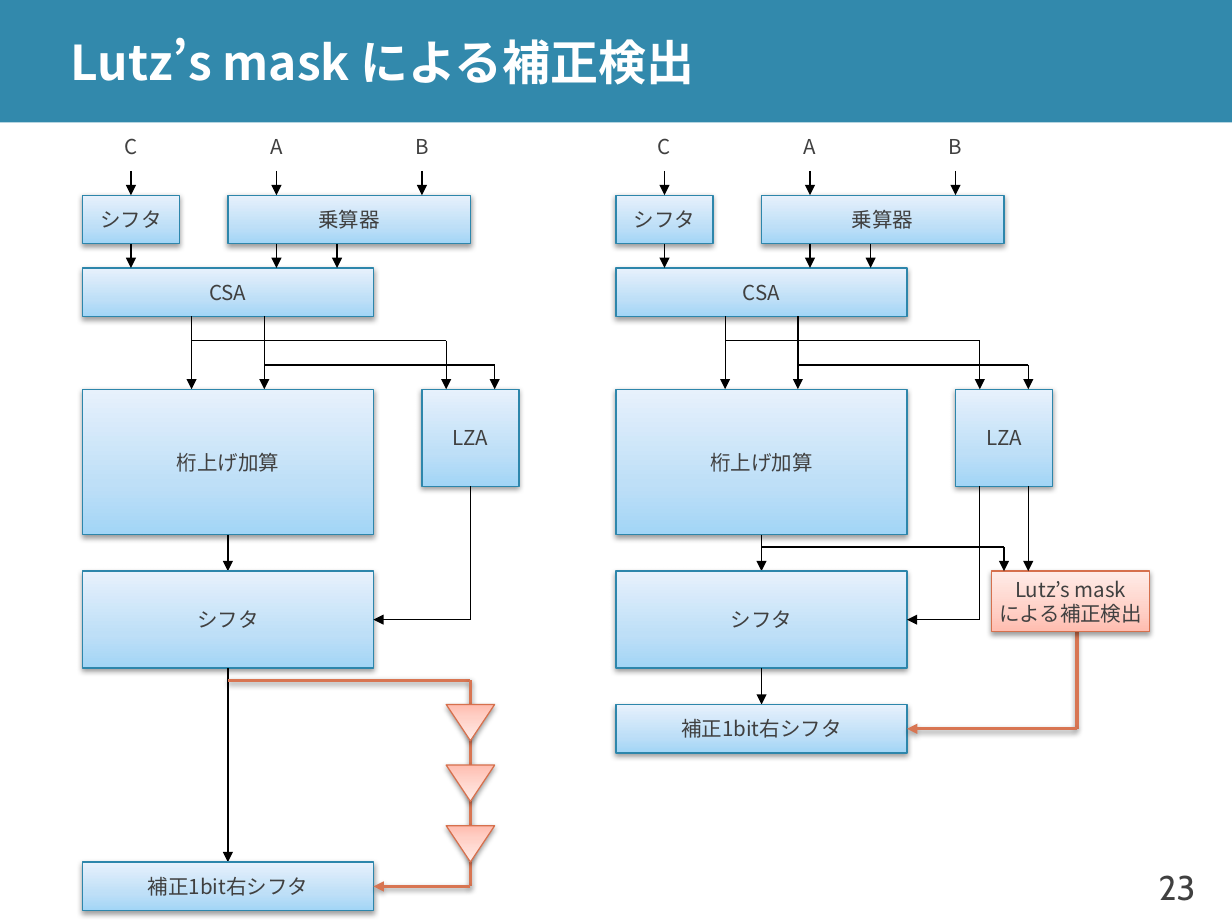
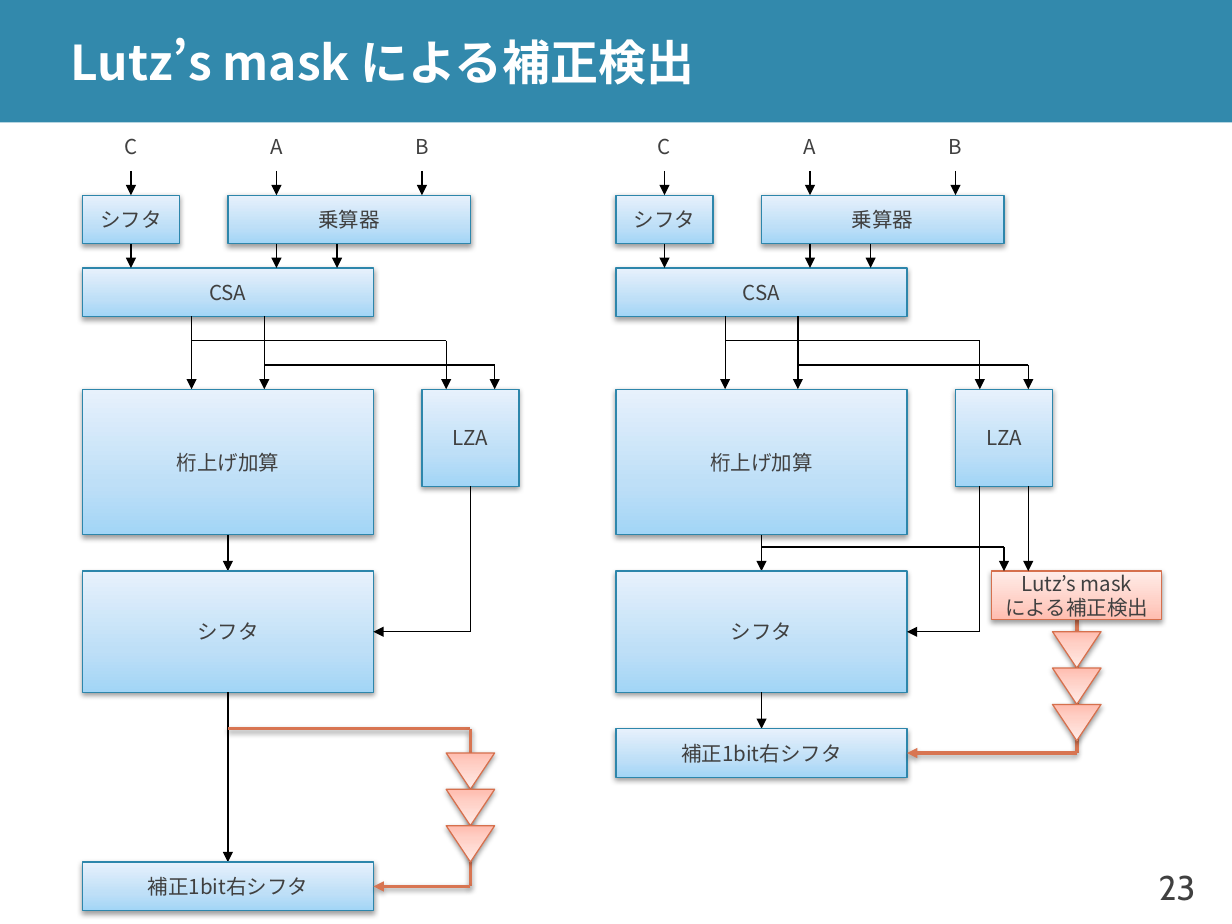
Before and after one commit to shioyadan/advanced-computer-organization, a slide deck: slide 23 of aco-shioya-appendix-fpu.pptx. Drawn at 1232x924 pixels with LibreOffice and Linux fonts; fonts in the diff are those of the drawing. Boxes give left, top, right and bottom in pixels: in the first picture for what was removed or moved away, otherwise in the second. Text is boxed around its words. In the diff, an @@ line names an element or a change of style, - is before the commit and + after.

```diff
--- a/aco-shioya-appendix-fpu.pptx
+++ b/aco-shioya-appendix-fpu.pptx
@@ line moved from (471, 487) - (471, 620) to (471, 487) - (471, 632) @@
@@ line moved from (979, 487) - (979, 620) to (979, 487) - (979, 632) @@
@@ rectangle "シフタ": place and size @@
-rectangle "シフタ" at (83,572,373,669)
+rectangle "シフタ" at (83,572,373,692)
@@ rectangle "シフタ": place and size @@
-rectangle "シフタ" at (616,572,907,669)
+rectangle "シフタ" at (616,572,907,692)
@@ rectangle "Lutz’s mask": place and size @@
-rectangle "Lutz’s mask" at (992,572,1149,632)
+rectangle "Lutz’s mask" at (992,572,1162,620)
@@ line moved from (1077, 632) - (1077, 729) to (1077, 620) - (1077, 753) @@
@@ arrow moved from (471, 620) - (373, 620) to (471, 632) - (373, 632) @@
@@ arrow moved from (979, 620) - (907, 620) to (979, 632) - (907, 632) @@
@@ triangle added at (1052,632,1100,669), fill gradient #FFBEB0 to #FFD0C7 to #FFEDEA, outline #D7714D 0.75 pt @@
@@ triangle added at (1052,668,1100,705), fill gradient #FFBEB0 to #FFD0C7 to #FFEDEA, outline #D7714D 0.75 pt @@
@@ arrow moved from (228, 668) - (228, 862) to (228, 692) - (228, 862) @@
@@ triangle added at (1052,705,1100,742), fill gradient #FFBEB0 to #FFD0C7 to #FFEDEA, outline #D7714D 0.75 pt @@
@@ line moved from (471, 680) - (228, 680) to (471, 729) - (228, 729) @@
@@ line moved from (471, 680) - (471, 886) to (471, 729) - (471, 886) @@
@@ triangle: place and size @@
-triangle at (446,705,494,742)
+triangle at (446,753,494,790)
@@ 2 arrows, 1 rectangle, 1 triangle: place and size @@
-2 arrows, 1 rectangle, 1 triangle at (446,668,1077,802)
+2 arrows, 1 rectangle, 1 triangle at (446,692,1077,827)
```
Also in this commit, not shown: 11 other slides changed.
